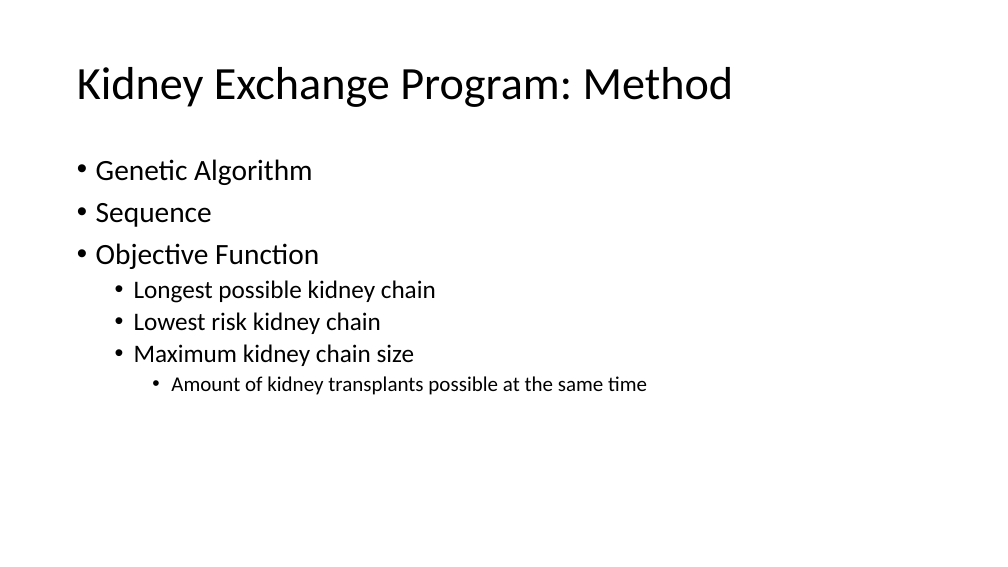
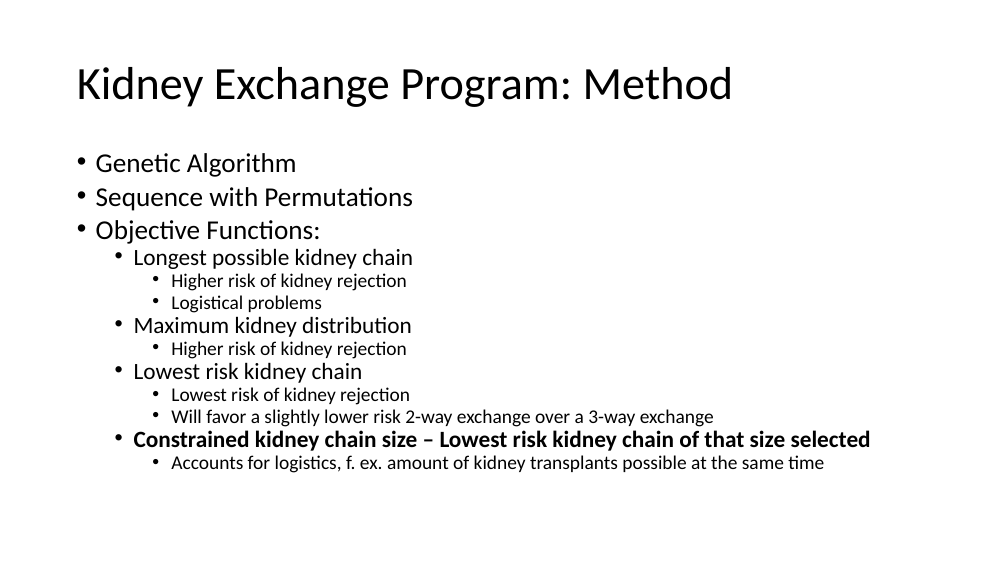
Before and after one commit to Kjarten/KidneyExchange-IS, a slide deck: slide 8 of Kidney Exchange Program.pptx. Drawn at 1008x567 pixels with LibreOffice and Linux fonts; fonts in the diff are those of the drawing. Boxes give left, top, right and bottom in pixels: in the first picture for what was removed or moved away, otherwise in the second. Text is boxed around its words. In the diff, an @@ line names an element or a change of style, - is before the commit and + after.

```diff
--- a/Kidney Exchange Program.pptx
+++ b/Kidney Exchange Program.pptx
@@ text at (96,153,413,383): size 28 to 25.9 pt in "Genetic Algorithm"; size 24 to 22.2 pt in "Longest possible kidney chain", "Lowest risk kidney chain"; line spacing 0.9 to 0.7 @@
@@ text at (96,187,412,244): text changed; size 28 to 25.9 pt @@
-• Sequence
-• Objective Function
+• Sequence with Permutations
+• Objective Functions:
@@ text at (134,273,412,359): paragraphs added @@
+    • Higher risk of kidney rejection
+    • Logistical problems
+  • Maximum kidney distribution
+    • Higher risk of kidney rejection
@@ text at (134,387,871,473): text changed; size 20 to 18.5 pt @@
-  • Maximum kidney chain size
-    • Amount of kidney transplants possible at the same time
+    • Lowest risk of kidney rejection
+    • Will favor a slightly lower risk 2-way exchange over a 3-way exchange
+  • Constrained kidney chain size – Lowest risk kidney chain of that size selected
+    • Accounts for logistics, f. ex. amount of kidney transplants possible at the same time
```
Also in this commit, not shown: 2 other slides changed, 3 slides added.
